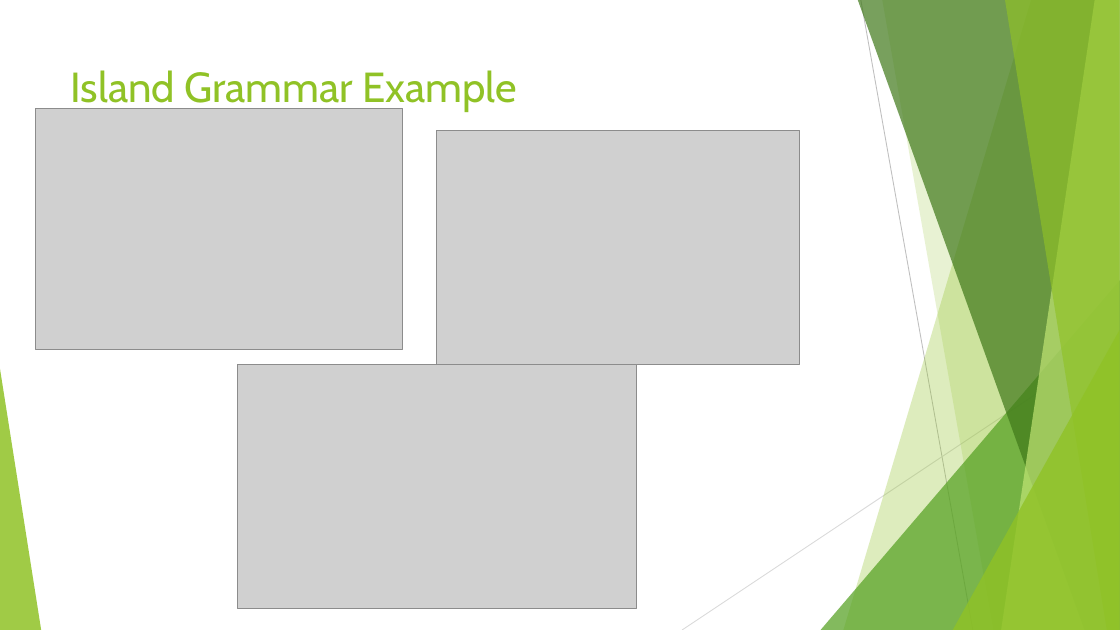
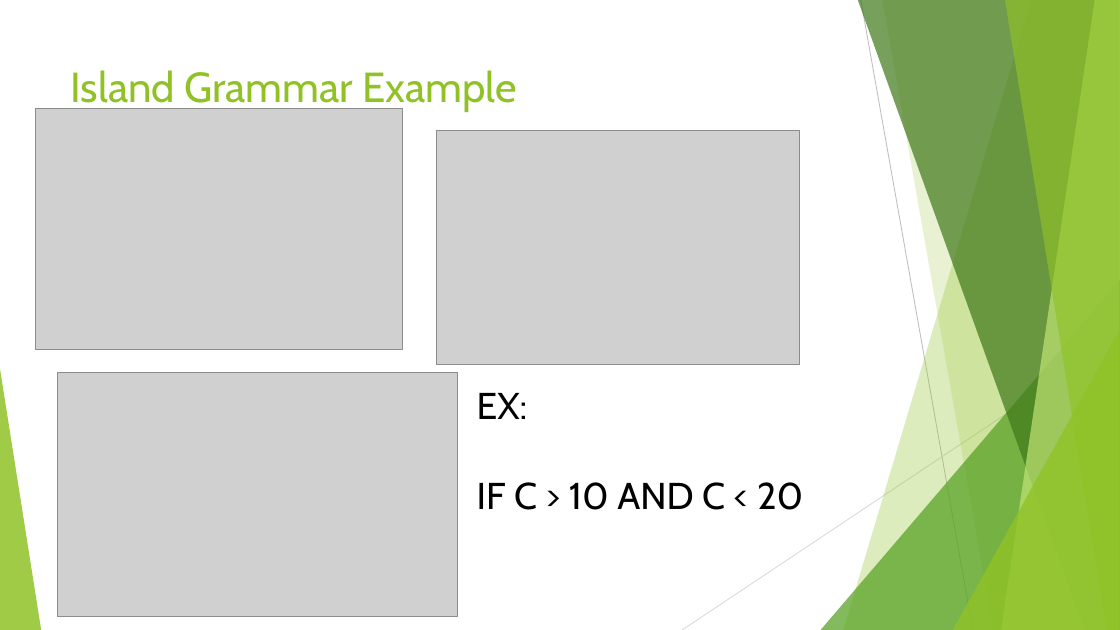
Before and after one commit to sanketfall2014/Sanket-Presentation, a slide deck: slide 13 of Lightweight Impact Analysis using Island Grammar.pptx. Drawn at 1120x630 pixels with LibreOffice and Linux fonts; fonts in the diff are those of the drawing; grey boxes stand for pictures. Boxes give left, top, right and bottom in pixels: in the first picture for what was removed or moved away, otherwise in the second. Text is boxed around its words. In the diff, an @@ line names an element or a change of style, - is before the commit and + after.

```diff
--- a/Lightweight Impact Analysis using Island Grammar.pptx
+++ b/Lightweight Impact Analysis using Island Grammar.pptx
@@ picture: place and size @@
-picture at bbox=[237, 365, 637, 609]
+picture at bbox=[58, 372, 458, 617]
@@ text added at bbox=[477, 393, 803, 510], 32 pt, text #000000 @@
+EX:
+IF C > 10 AND C < 20
```
Also in this commit, not shown: 3 other slides changed, 1 slide removed.
